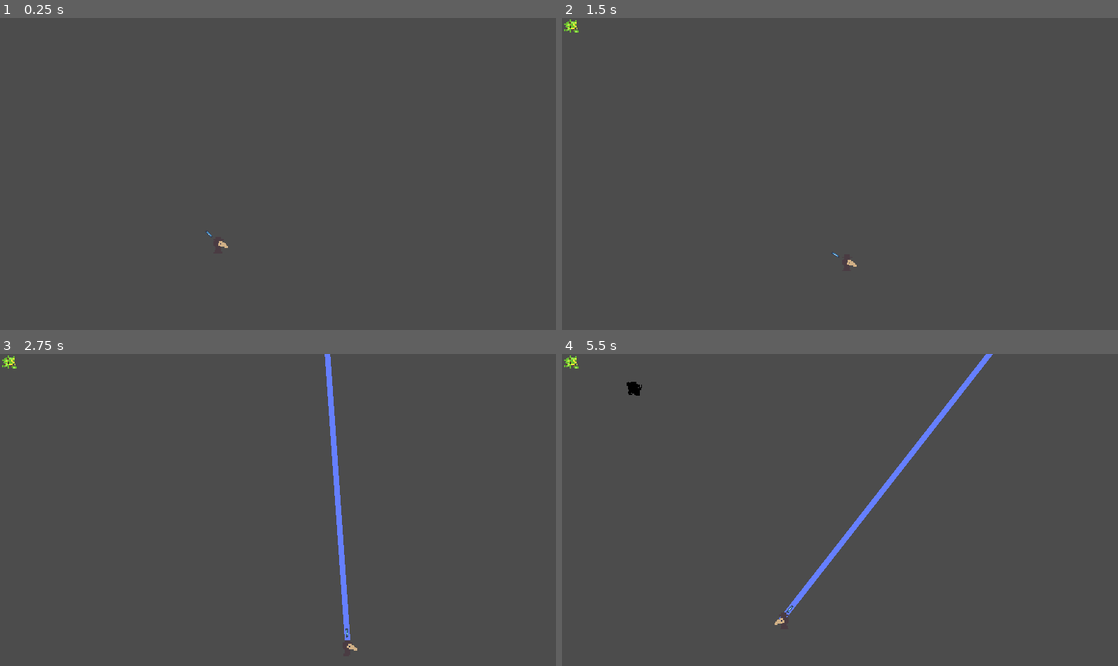
Above: before the commit, frames 1-4 (two rows, left to right).
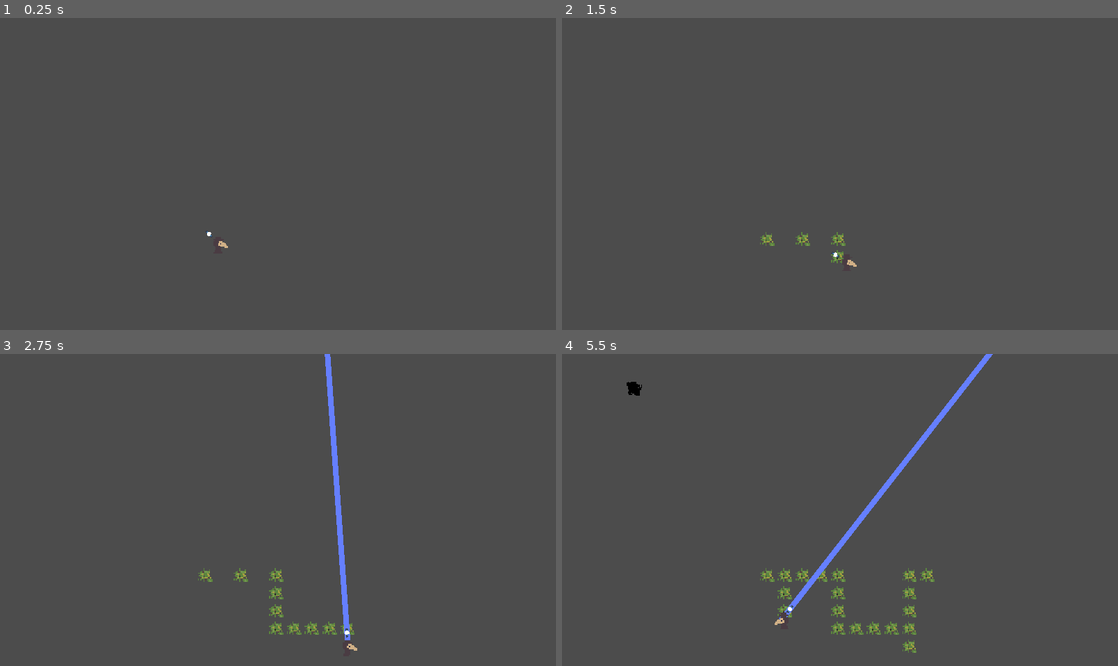
Above: after the commit, the same moments.

Repository: AJ08Coder/LudumDare52
Game: Godot game, scene res://Enviroment/World.tscn
The game is run twice, just before and just after one commit, with the same random seed, the same clock (stepped at 60 frames per second) and the same inputs. The engine's default icon, where the game draws it, is replaced by a stand-in: a white triangle on a blue panel in a dark square.
Inputs (mouse positions are in pixels of both pictures, inside the frame that each line leads up to):
- Up to frame 1 (0.25 s): no input
- Up to frame 2 (1.5 s): tap Enter (ui_accept) at 0.5, 1.35 s; move the mouse to (962, 158) at 0.52 s; hold D (move_right) 0.53-1.28 s; hold Enter (ui_accept) 0.53-1.28 s; move the mouse to (728, 189) at 1.27 s; hold S (move_down) from 1.28 s (still down)
- Up to frame 3 (2.75 s): tap Enter (ui_accept) at 1.52, 1.82 s; move the mouse to (333, 441) at 2.02 s; release S (move_down) at 2.03 s; hold D (move_right) from 2.03 s (still down); hold Enter (ui_accept) from 2.03 s (still down)
- Up to frame 4 (5.5 s): move the mouse to (812, 572) at 2.77 s; release D (move_right) at 2.78 s; release Enter (ui_accept) at 2.78 s; hold W (move_up) 2.78-3.53 s; tap Enter (ui_accept) at 2.85, 3.02, 3.32, 3.5, 4.35, 4.52, 4.82 s; move the mouse to (1006, 556) at 3.52 s; hold Enter (ui_accept) 3.53-4.28 s; hold A (move_left) 3.53-5.03 s; move the mouse to (673, 463) at 4.27 s; move the mouse to (867, 510) at 5.02 s; hold S (move_down) from 5.03 s (still down); hold Enter (ui_accept) from 5.03 s (still down)

The runs differ from the first frame. In frame 1, less than 0.1% of the frame differs, in the area x 37-38%, y 68-70%; in frame 2, 0.3%; in frame 3, 0.6%; in frame 4, 1.1%, in the area x 0-67%, y 0-96%.

Commit message:
fixed placing crop bug

Diff:
--- a/Characters/Player/Player.gd
+++ b/Characters/Player/Player.gd
@@ -42,8 +42,10 @@
 func plant_seed():
 	var spot := Vector2.ZERO
 	# may need to offset it later (after stepify step)
-	spot.x = stepify($Sprite/FootCheck.position.x, tile_size)
-	spot.y = stepify($Sprite/FootCheck.position.y, tile_size)
+	spot.x = stepify($Wand/Action.global_position.x - tile_size/2, tile_size)
+	spot.y = stepify($Wand/Action.global_position.y - tile_size/2, tile_size)
+	spot.x += tile_size/2
+	spot.y += tile_size/2
 	# there is already a crop planted bish
 	if Global.world_node.crop_spots.find(spot) != -1:
 		return
--- a/Characters/Player/Player.tscn
+++ b/Characters/Player/Player.tscn
@@ -68,9 +68,6 @@
 vframes = 4
 region_rect = Rect2( -38, 57, 0, 0 )
 
-[node name="FootCheck" type="Position2D" parent="Sprite"]
-position = Vector2( 4, 7 )
-
 [node name="AnimationPlayer" type="AnimationPlayer" parent="."]
 anims/RESET = SubResource( 1 )
 anims/Walk = SubResource( 2 )
@@ -86,6 +83,15 @@
 scale = Vector2( 0.125, 0.03125 )
 texture = ExtResource( 3 )
 
+[node name="Action" type="Position2D" parent="Wand"]
+position = Vector2( 13, 0 )
+__meta__ = {
+"_gizmo_extents_": 2.0
+}
+
+[node name="Polygon2D" type="Polygon2D" parent="Wand/Action"]
+polygon = PoolVector2Array( -2, -1, -1, 2, 1, 2, 2, 0, 1, -2, -1, -2 )
+
 [node name="Attract" type="Area2D" parent="."]
 
 [node name="CollisionShape2D" type="CollisionShape2D" parent="Attract"]
--- a/Enviroment/Crop.tscn
+++ b/Enviroment/Crop.tscn
@@ -7,5 +7,5 @@
 script = ExtResource( 2 )
 
 [node name="Sprite" type="Sprite" parent="."]
+modulate = Color( 1, 1, 1, 0.494118 )
 texture = ExtResource( 1 )
-centered = false
